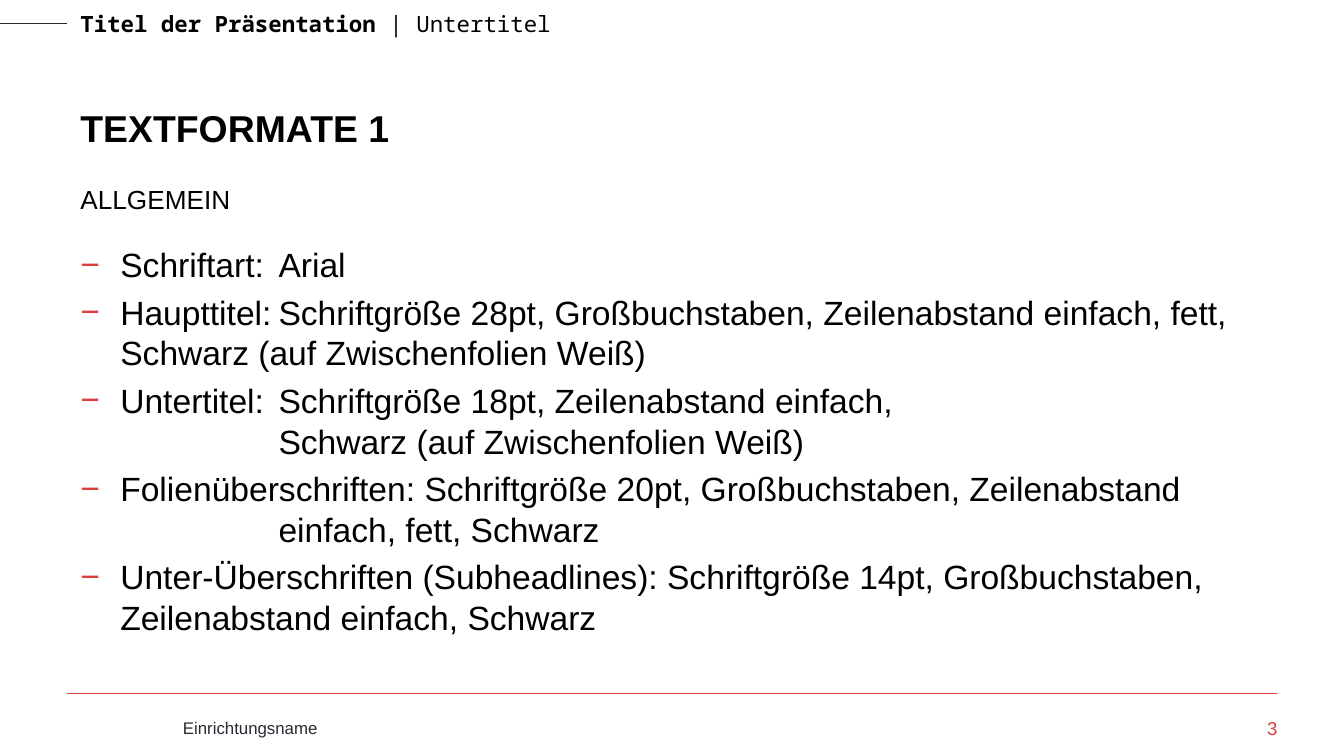
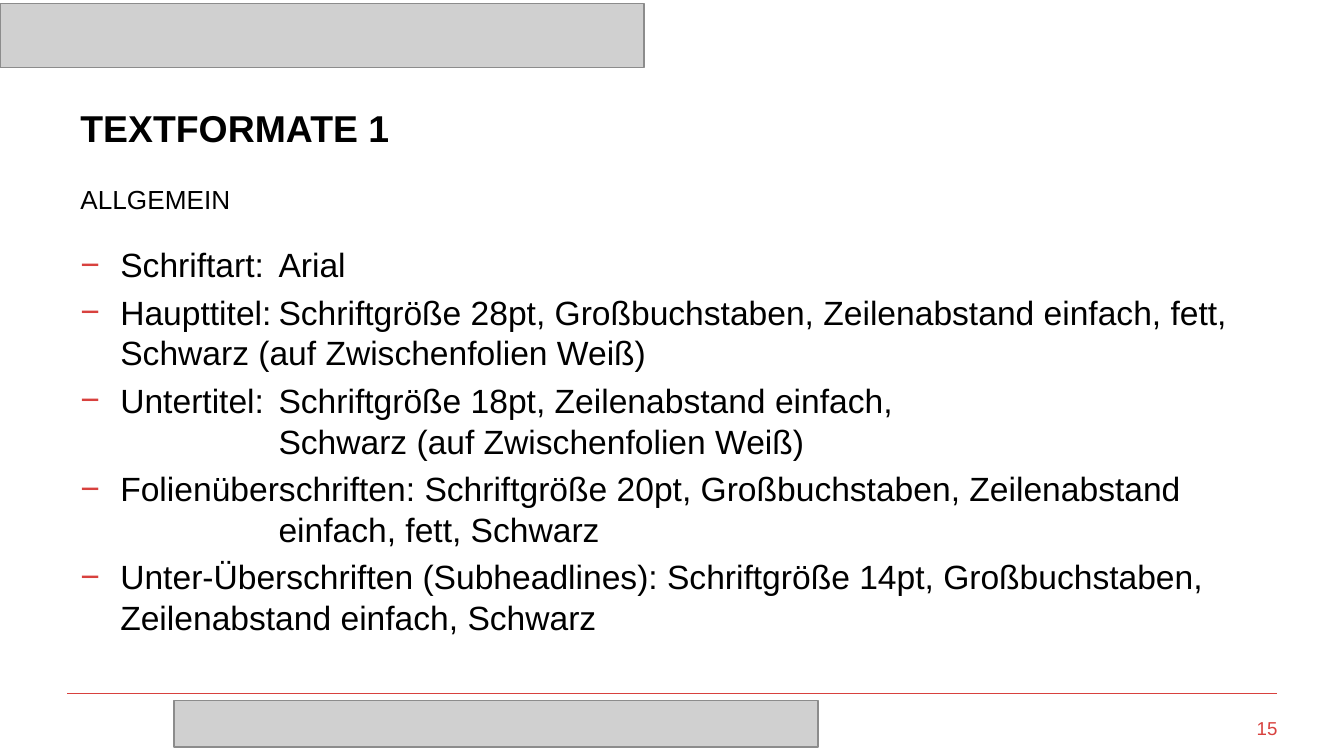
Before and after one commit to Maxisman/fortgeschrittene_Methoden_der_Bioinformatik, a slide deck: slide 15 of Code/Presentation/Presentation_template.pptx (slide 3 before the commit). Drawn at 1344x756 pixels with LibreOffice and Linux fonts; fonts in the diff are those of the drawing; grey boxes stand for pictures; background and template pictures are left out. Boxes give left, top, right and bottom in pixels: in the first picture for what was removed or moved away, otherwise in the second. Text is boxed around its words. In the diff, an @@ line names an element or a change of style, - is before the commit and + after.

```diff
--- a/Code/Presentation/Presentation_template.pptx
+++ b/Code/Presentation/Presentation_template.pptx
@@ picture added at <box>0,4,644,67</box> @@
@@ picture added at <box>175,700,818,747</box> @@
@@ page number at <box>1257,722,1278,735</box>: text changed @@
-3
+15
```
Also in this commit, not shown: 1 other slide changed, 11 slides added, 1 slide removed, 4 other files.
